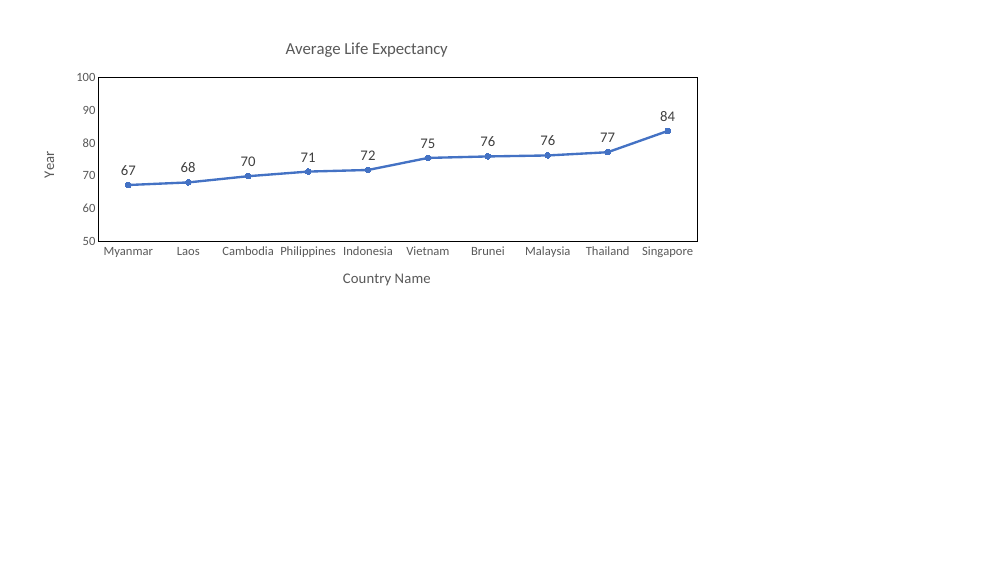
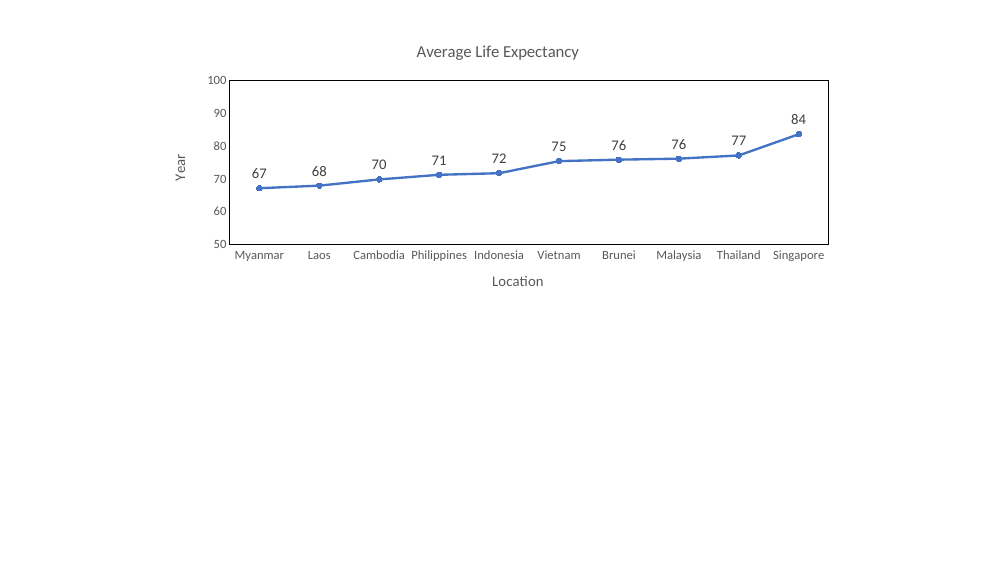
Before and after one commit to HadiSyahputraa/World-WIde-COVID, a slide deck: slide 7 of Final_Report.pptx. Drawn at 1008x567 pixels with LibreOffice and Linux fonts; fonts in the diff are those of the drawing. Boxes give left, top, right and bottom in pixels: in the first picture for what was removed or moved away, otherwise in the second. Text is boxed around its words. In the diff, an @@ line names an element or a change of style, - is before the commit and + after.

```diff
--- a/Final_Report.pptx
+++ b/Final_Report.pptx
@@ line chart at <box>154,27,843,308</box> @@
@@ category axis title "Country Name " to "Location " @@
@@ line chart: place and size @@
-line chart at <box>22,24,712,305</box>
+line chart at <box>154,27,843,308</box>
```
Also in this commit, not shown: 1 other slide changed, 9 slides added, 2 slides removed.
